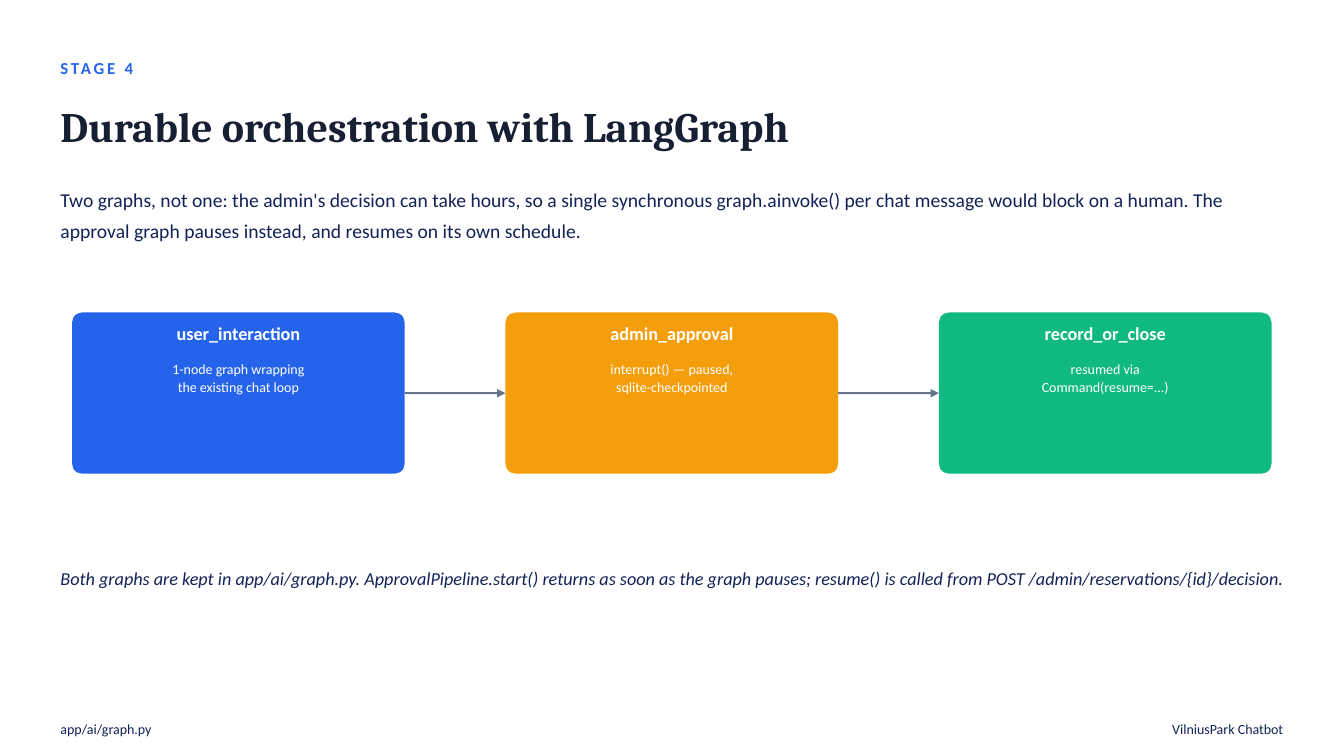
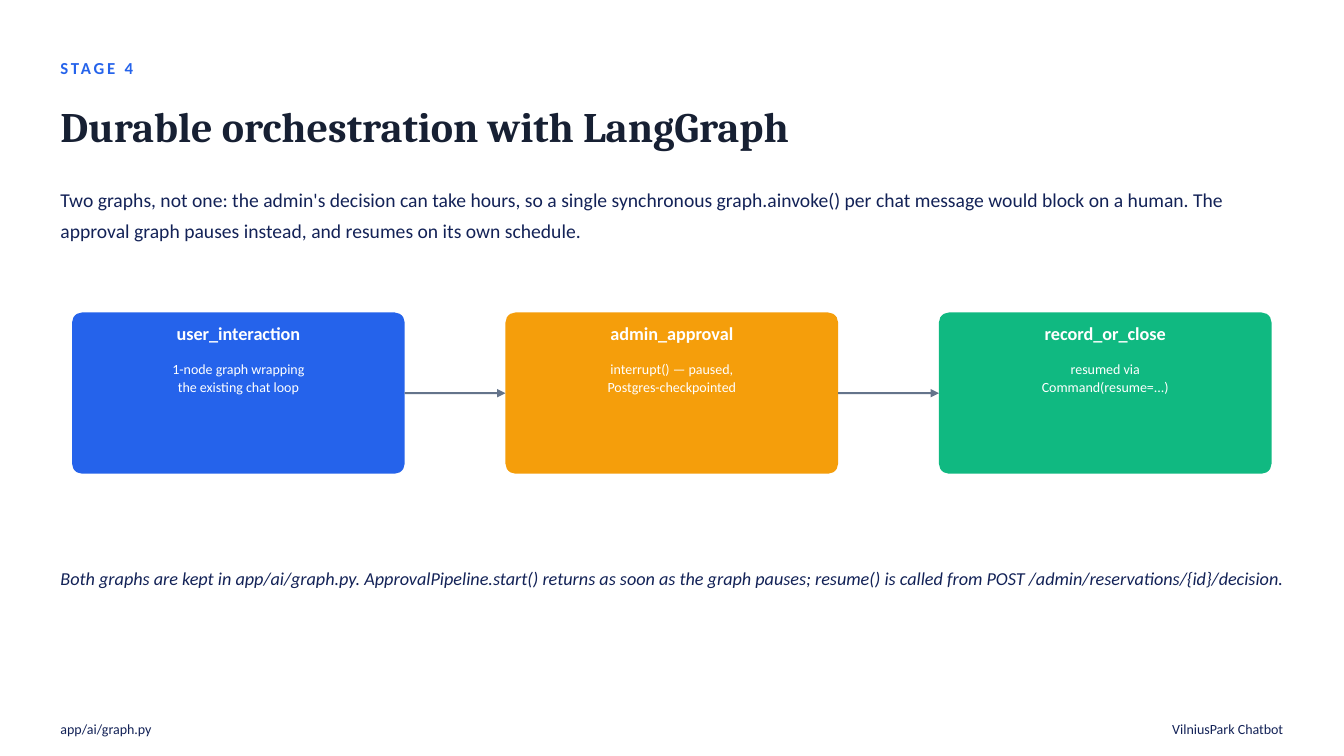
Before and after one commit to FastSnakeEyes/parking-reservation-chatbot, a slide deck: slide 10 of docs/presentation.pptx. Drawn at 1344x756 pixels with LibreOffice and Linux fonts; fonts in the diff are those of the drawing. Boxes give left, top, right and bottom in pixels: in the first picture for what was removed or moved away, otherwise in the second. Text is boxed around its words. In the diff, an @@ line names an element or a change of style, - is before the commit and + after.

```diff
--- a/docs/presentation.pptx
+++ b/docs/presentation.pptx
@@ text at (x1=608, y1=382, x2=736, y2=395): text changed @@
-sqlite-checkpointed
+Postgres-checkpointed
```
